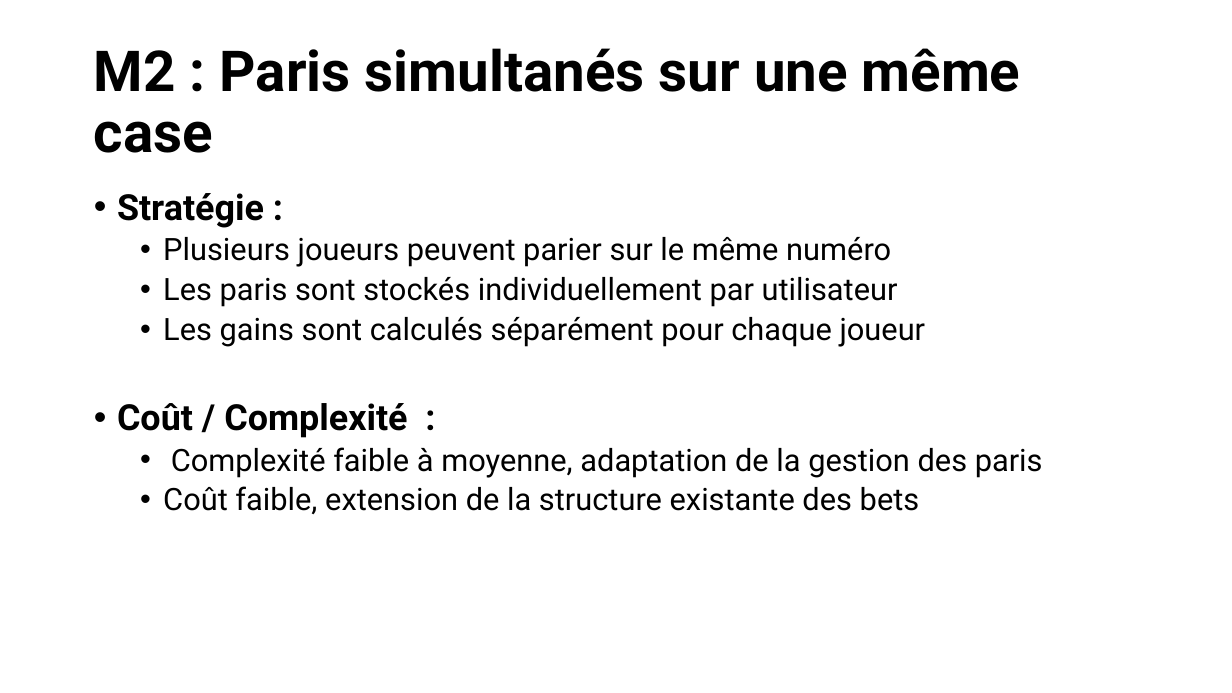
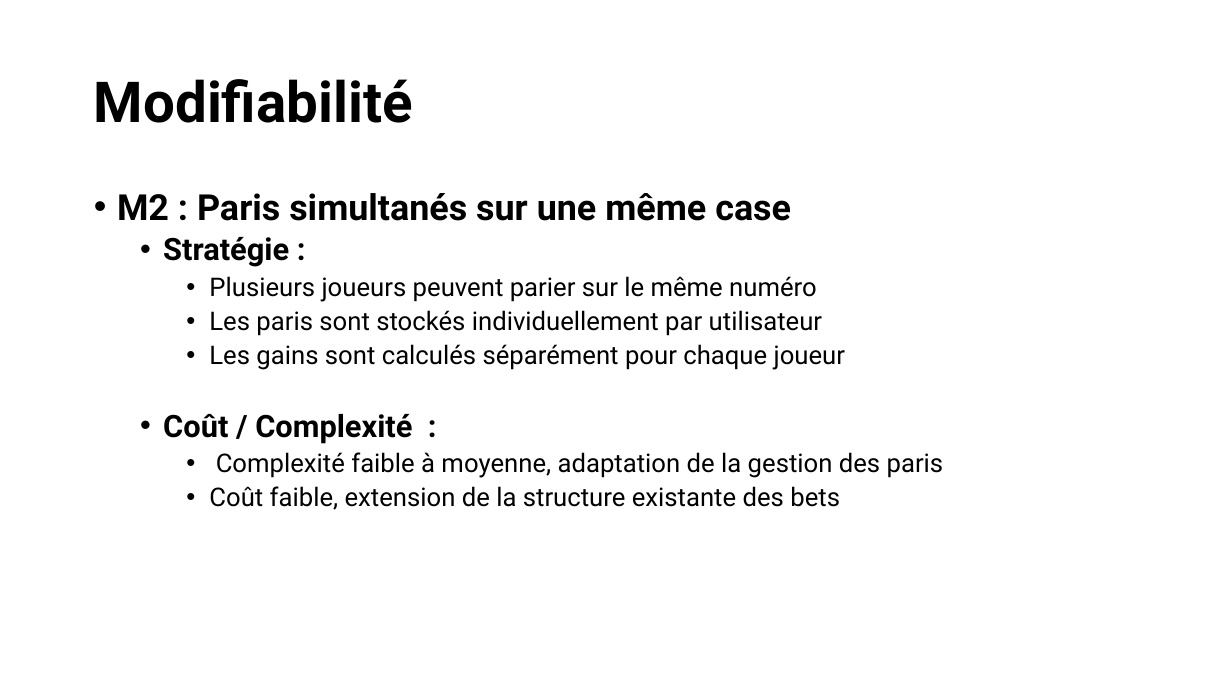
Before and after one commit to RobinSteiger/ASAD, a slide deck: slide 7 of doc/presentation.pptx (slide 8 before the commit). Drawn at 1232x693 pixels with LibreOffice and Linux fonts; fonts in the diff are those of the drawing. Boxes give left, top, right and bottom in pixels: in the first picture for what was removed or moved away, otherwise in the second. Text is boxed around its words. In the diff, an @@ line names an element or a change of style, - is before the commit and + after.

Commit message:
Update presentation

```diff
--- a/doc/presentation.pptx
+++ b/doc/presentation.pptx
@@ title at box(94, 79, 413, 123): text changed @@
-M2 : Paris simultanés sur une même case
+Modifiabilité
@@ text at box(117, 193, 791, 221): paragraph added @@
+• M2 : Paris simultanés sur une même case
@@ text at box(163, 237, 944, 510): size 28 to 24 pt in "Stratégie :", "Coût / Complexité :"; size 24 to 20 pt in "Plusieurs joueurs peuvent parier sur le même ...", "Les paris sont stockés individuellement par utilisateur", "Les gains sont calculés séparément pour chaque ...", "Complexité faible à moyenne, adaptation de la ..." and 1 more places; list level 1 to 2 in "Stratégie :"; list level 2 to 3 in "Plusieurs joueurs peuvent parier sur ..."; list level 2 to 3 in "Les paris sont stockés individuellement ..."; list level 2 to 3 in "Les gains sont calculés séparément ..."; list level 1 to 2 in "Coût / Complexité :"; list level 2 to 3 in "Complexité faible à moyenne, adaptation ..."; list level 2 to 3 in "Coût faible, extension de la ..." @@
```
Also in this commit, not shown: 1 other slide changed, 1 slide removed, 2 other files.
